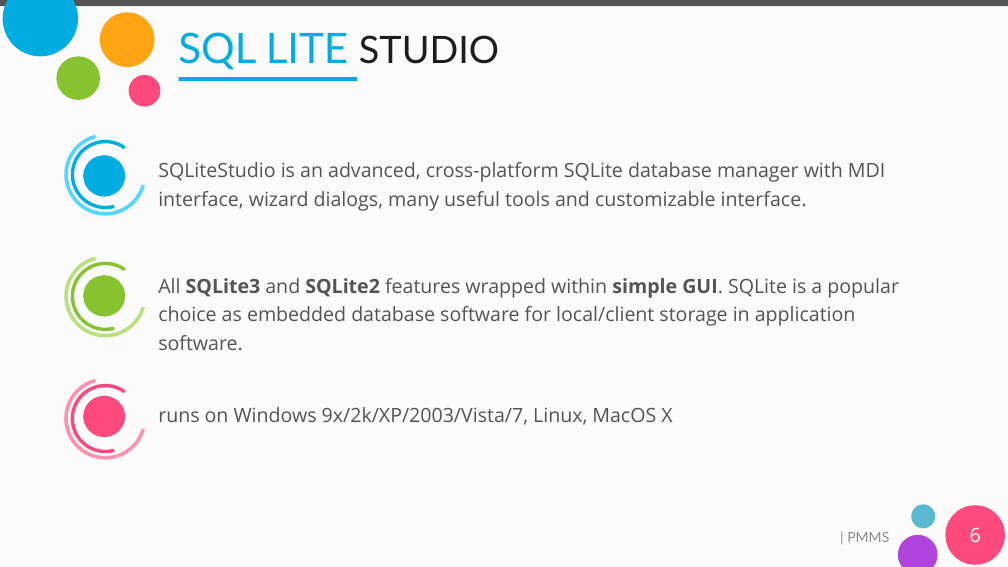
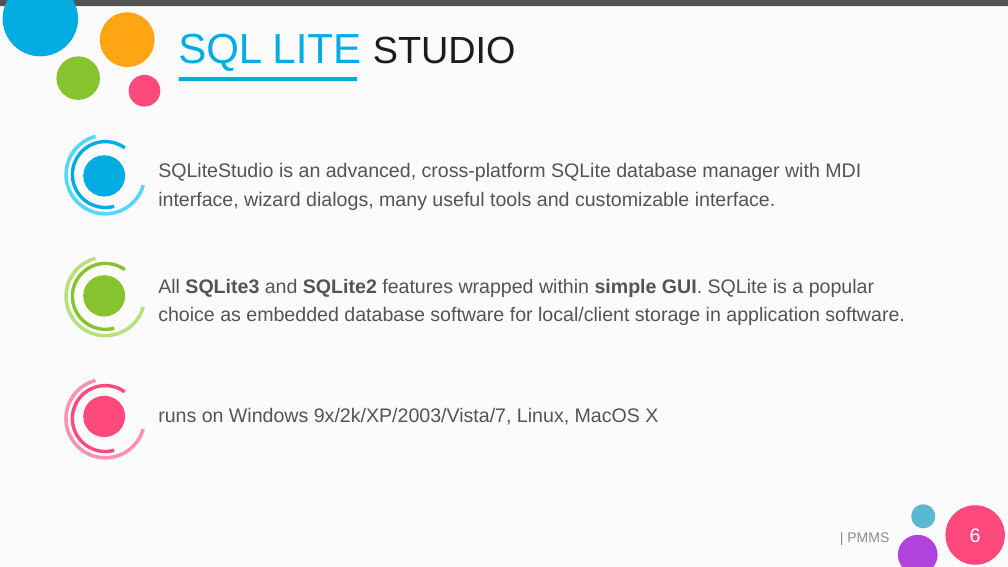
Before and after one commit to roncyrthomas/Blockchain, a slide deck: slide 6 of mp final/pmms.pptx. Drawn at 1008x567 pixels with LibreOffice and Linux fonts; fonts in the diff are those of the drawing. Boxes give left, top, right and bottom in pixels: in the first picture for what was removed or moved away, otherwise in the second. Text is boxed around its words. In the diff, an @@ line names an element or a change of style, - is before the commit and + after.

```diff
--- a/mp final/pmms.pptx
+++ b/mp final/pmms.pptx
@@ title "SQL LITE STUDIO" at (178,33,516,71): font Lato to Arial @@
@@ font Open Sans to Arial in 4 elements at (970,528,981,542), (158,163,861,210), (158,279,904,325), (158,408,658,425) @@
@@ text "| PMMS" at (847,532,889,542): font Lato to Arial @@
```
Also in this commit, not shown: 7 other slides changed, 1 slide removed, 2 other files.
